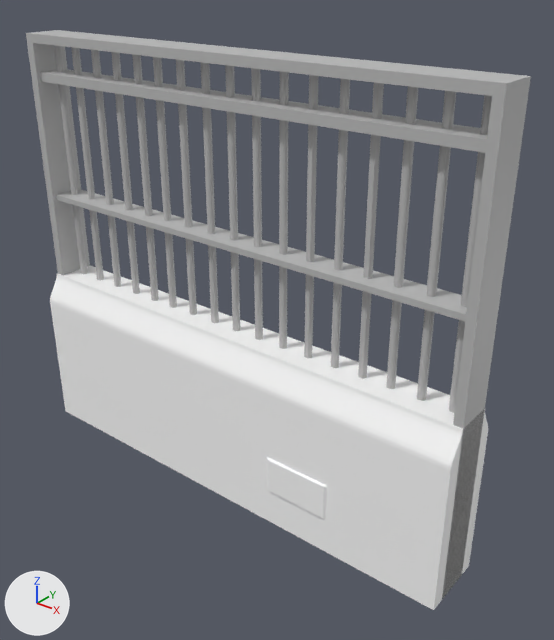
Before and after pictures for a commit that changed the FBX model Team Seven Project/Assets/Meshes/Env_FullJailWall_01.fbx.
The view is the same before and after, from a camera (50 mm lens) standing at (4.18, -2.96, 3.05) and looking at (1.74, 0.09, 1.16). The lights are fixed; the arrows at lower left show +X, +Y and +Z. Where no turn or scale is listed for an object, it has been applied to the vertices.

The scene before the commit, as lines of its bpy script (objects in view):
```python
me_mesh = bpy.data.meshes.new('Mesh')
me_mesh.from_pydata(...)  # 395 vertices, 491 faces; spans x 0.0..3.0, y -0.21..0.2, z 0.0..2.6
# faces by material slot: [220, 14, 257]
me_mesh.materials.append(mat_lambert1)  # grey #bcbcbc
me_mesh.materials.append(mat_lambert14)  # grey #bcbcbc
me_mesh.materials.append(mat_walls)  # its picture is missing
ob_env_fulljailwall_01 = bpy.data.objects.new('Env_FullJailWall_01', me_mesh)
ob_env_fulljailwall_01.location = (0.0, 0.0, 0.0)
```
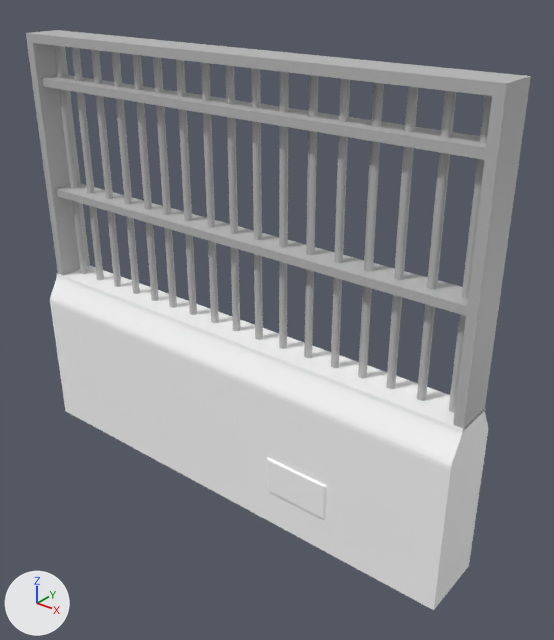
The newer file is also turned or shifted as a whole; pictures and numbers use the older file's frame.

The change, as a diff of the scene's bpy script:
```diff
--- a/Team Seven Project/Assets/Meshes/Env_FullJailWall_01.fbx.py
+++ b/Team Seven Project/Assets/Meshes/Env_FullJailWall_01.fbx.py
@@ me_mesh @@
 # used by ob_env_fulljailwall_01; location = (0.0, 0.0, 0.0)
-me_mesh.from_pydata(...)  # 395 vertices, 491 faces; spans x 0.0..3.0, y -0.21..0.2, z 0.0..2.6
+me_mesh.from_pydata(...)  # 370 vertices, 516 faces; spans x 0.0..3.0, y -0.21..0.2, z 0.0..2.6
+# me_mesh part 1: a new loose piece, a box spanning x 0.017..2.983, y -0.088..0.091, z 2.295..2.342, in mat_lambert1 (grey #bcbcbc)
+# me_mesh part 2: a new loose piece, a box spanning x 0.017..2.983, y -0.088..0.091, z 1.61..1.657, in mat_lambert1 (grey #bcbcbc)
+# me_mesh part 3: the loose piece of 8 vertices spanning x 0.01..3.0, y -0.09..0.09, z 2.32..2.38 is deleted
+# me_mesh part 4: the loose piece of 8 vertices spanning x 0.01..2.99, y -0.09..0.09, z 1.58..1.62 is deleted
+# me_mesh part 5
+# 25 vertices are removed from x 0.01..3.0, y -0.12..0.11, z 0.01..2.59
+# 223 faces are deleted
+# 8 vertices are added at x 0.01..3.0, y -0.12..0.11, z 1.05
+# 228 new faces join them, mat_lambert1 (grey #bcbcbc)
+# 12 new faces join them, mat_walls (its picture is missing)
 me_mesh.materials.append(mat_lambert1)
-me_mesh.materials.append(mat_lambert14)  # grey #bcbcbc
 me_mesh.materials.append(mat_walls)
```

Boxes [x1, y1, x2, y2] around the edits, measured in the pictures (554 x 640 px; the box of a moved part takes in the faces that stretch with it):
part 1 of me_mesh, added: after [41, 75, 486, 160]
part 2 of me_mesh, added: after [56, 183, 468, 316]
part 3 of me_mesh, deleted: before [40, 69, 487, 153]
part 4 of me_mesh, deleted: before [56, 189, 467, 321]
part 5 of me_mesh, moved or reshaped: before [26, 30, 531, 595]; after [26, 30, 531, 430]
